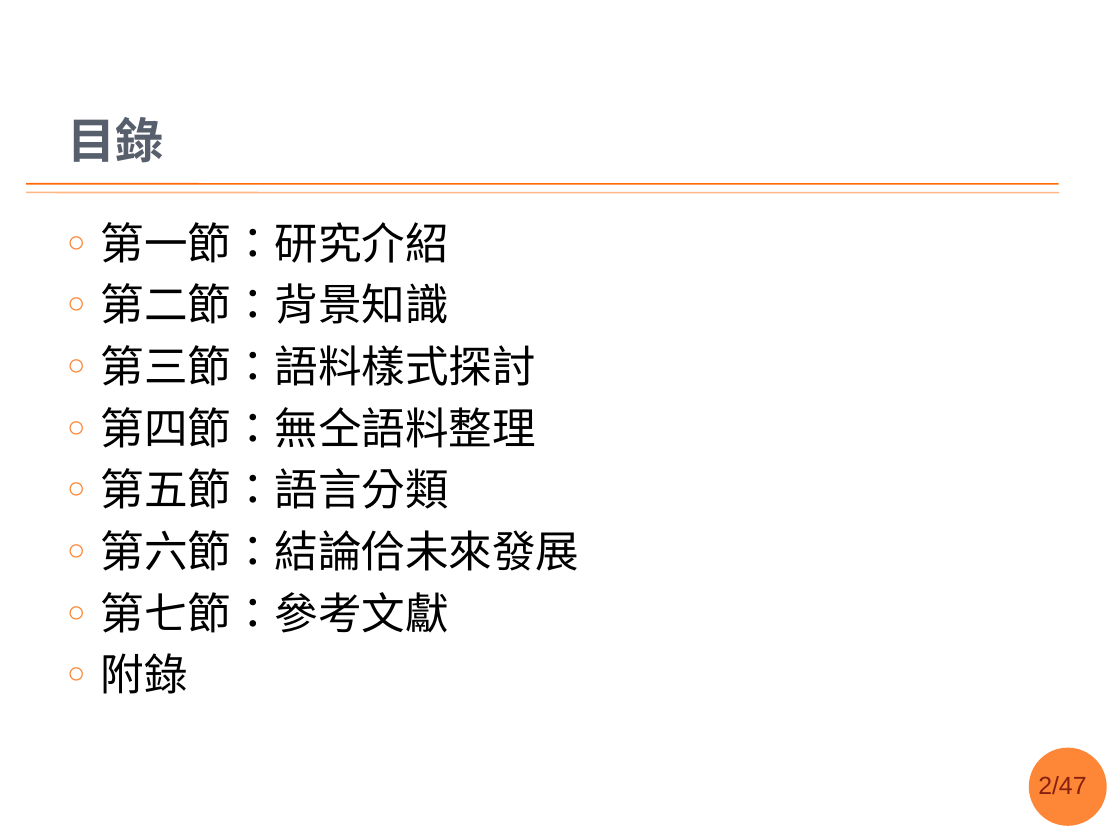
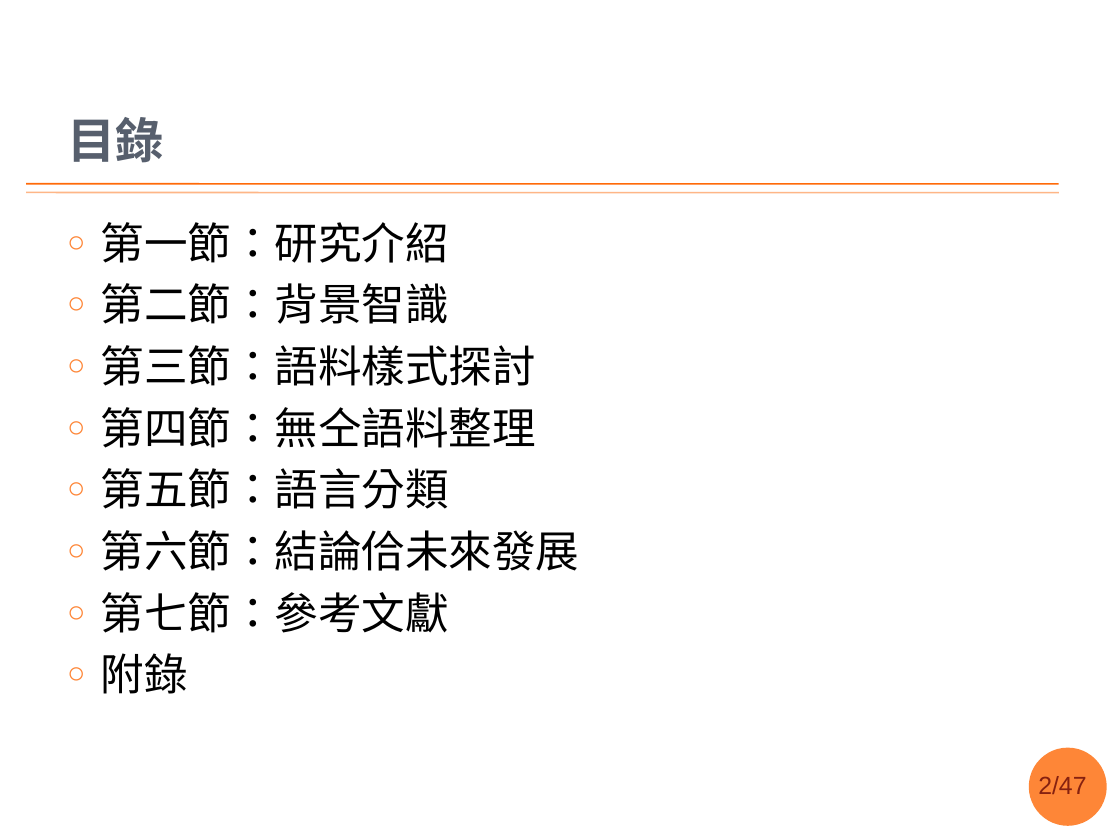
Before and after one commit to sih4sing5hong5/po3-ko3_tau5-iann2-phinn3, a slide deck: slide 2 of 翻譯報告.pptx. Drawn at 1120x840 pixels with LibreOffice and Linux fonts; fonts in the diff are those of the drawing; background and template pictures are left out. Boxes give left, top, right and bottom in pixels: in the first picture for what was removed or moved away, otherwise in the second. Text is boxed around its words. In the diff, an @@ line names an element or a change of style, - is before the commit and + after.

```diff
--- a/翻譯報告.pptx
+++ b/翻譯報告.pptx
@@ text at box(101, 283, 449, 324): text changed @@
-○ 第二節：背景知識
+○ 第二節：背景智識
```
Also in this commit, not shown: 9 other slides changed.
